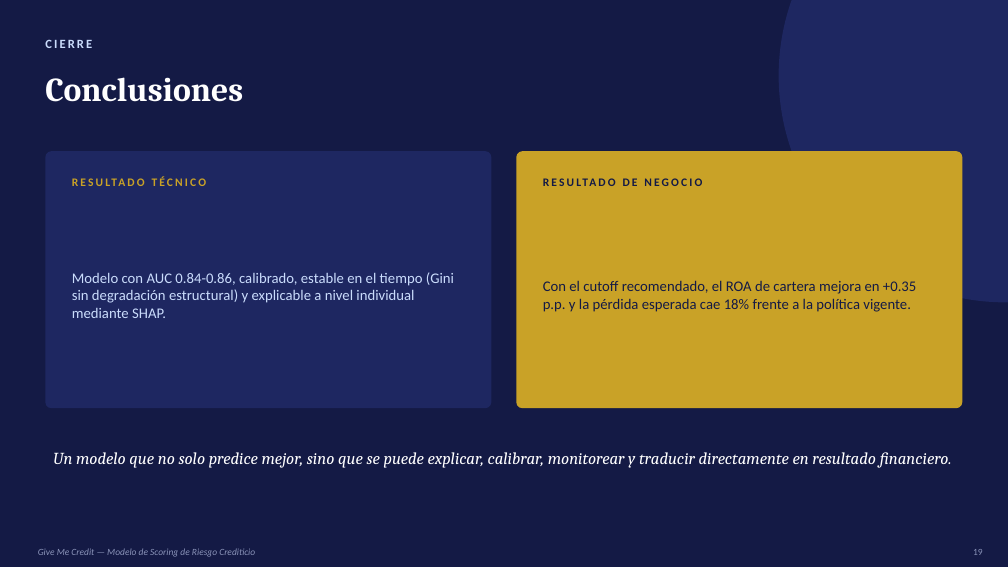
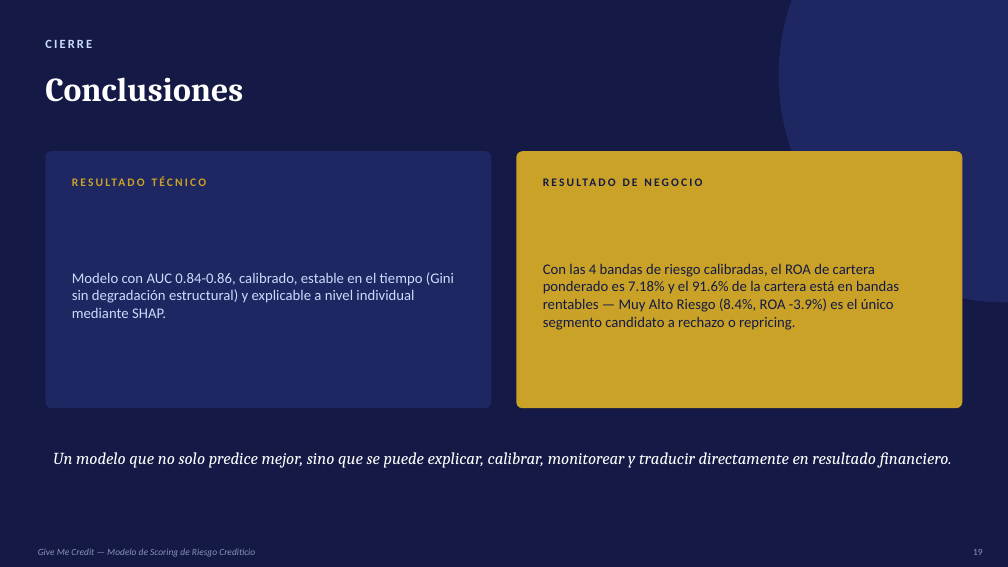
Before and after one commit to davidrodriguez2712/proyecto-riesgo-credito, a slide deck: slide 19 of presentacion/Resumen_Presentacion.pptx. Drawn at 1008x567 pixels with LibreOffice and Linux fonts; fonts in the diff are those of the drawing. Boxes give left, top, right and bottom in pixels: in the first picture for what was removed or moved away, otherwise in the second. Text is boxed around its words. In the diff, an @@ line names an element or a change of style, - is before the commit and + after.

```diff
--- a/presentacion/Resumen_Presentacion.pptx
+++ b/presentacion/Resumen_Presentacion.pptx
@@ text at [543,264,899,330]: text changed @@
-Con el cutoff recomendado, el ROA de cartera mejora en +0.35 p.p. y la pérdida esperada cae 18% frente a la política vigente.
+Con las 4 bandas de riesgo calibradas, el ROA de cartera ponderado es 7.18% y el 91.6% de la cartera está en bandas rentables — Muy Alto Riesgo (8.4%, ROA -3.9%) es el único segmento candidato a rechazo o repricing.
```
Also in this commit, not shown: 6 other slides changed, 1 other file.
